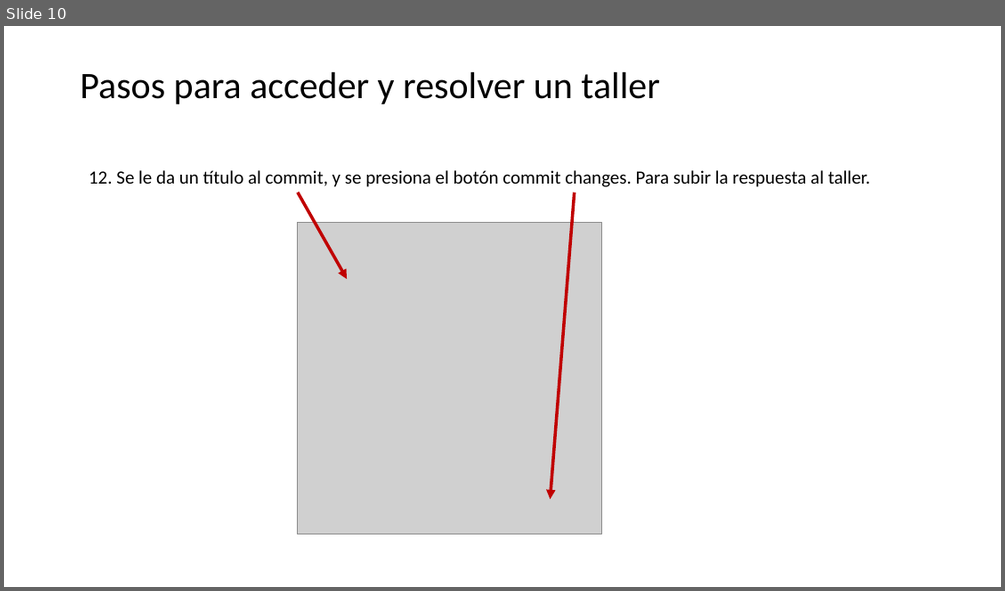
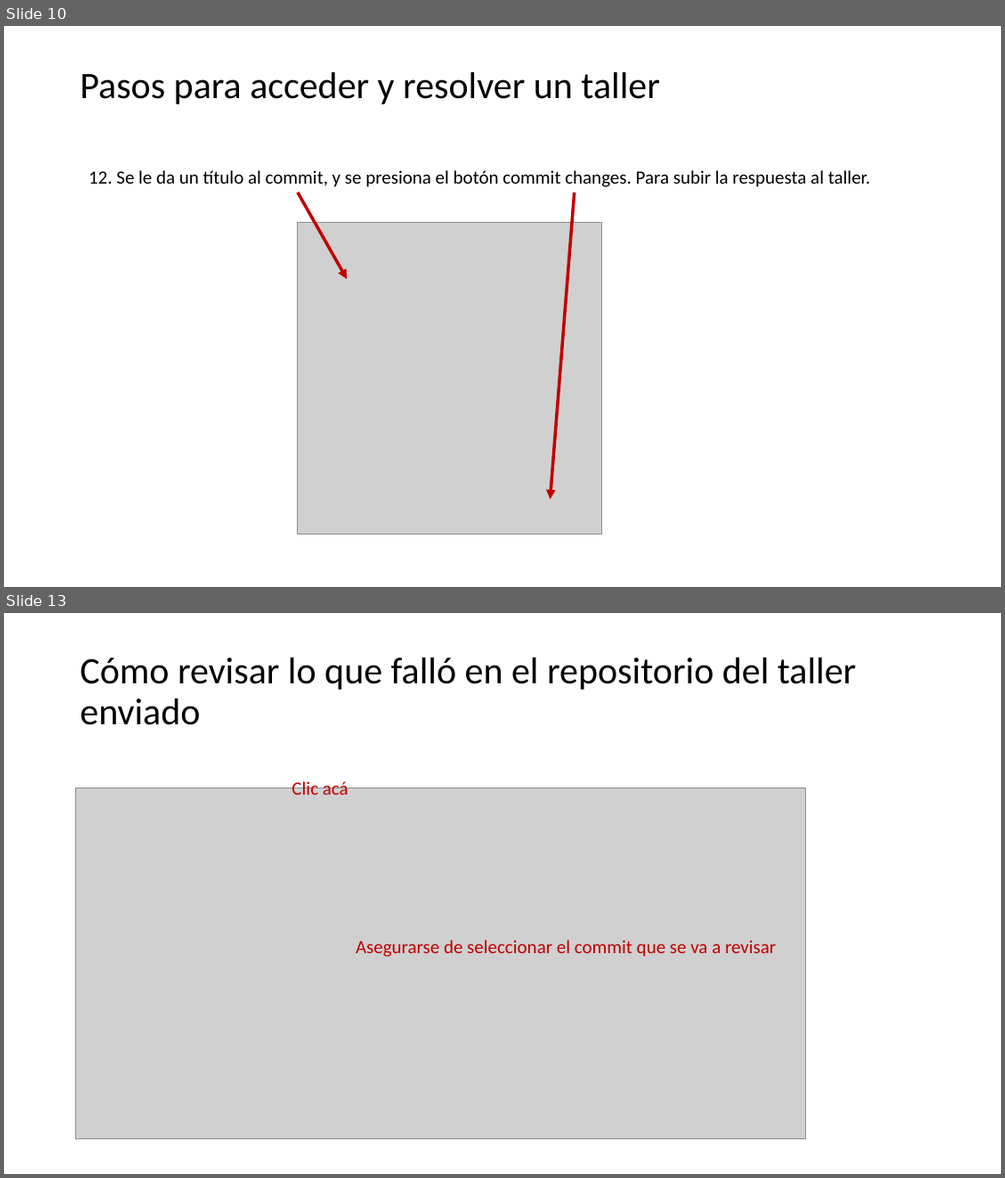
Before and after one commit to CesarLopez-Profe/Logica-de-programacion, a slide deck: Pasos_para_acceder_resolver_taller_offline.pptx. Shown one above the other, each under a label of ours: slide 10 before the commit, slides 10 and 13 after it; the slides between them are not shown. The pictures are 1005x591 and 1005x1178 pixels, drawn with LibreOffice and Linux fonts; fonts in the diff are those of the drawing; grey boxes stand for pictures. Boxes give left, top, right and bottom in pixels: in the first picture for what was removed or moved away, otherwise in the second. Text is boxed around its words. In the diff, an @@ line names an element or a change of style, - is before the commit and + after.

Commit message:
Actualizacion ppts condicionales y pasos para talleres en github

```diff
--- a/Pasos_para_acceder_resolver_taller_offline.pptx
+++ b/Pasos_para_acceder_resolver_taller_offline.pptx
@@ slide 13 added at <box>4,613,1001,1174</box>, background #FFFFFF @@
@@ title added at <box>80,657,856,725</box>, 36 pt, text #000000 @@
+Cómo revisar lo que falló en el repositorio del taller enviado
@@ picture added at <box>75,788,805,1139</box> @@
@@ text added at <box>291,779,348,795</box>, 18 pt, text #C00000 @@
+Clic acá
@@ text added at <box>356,940,776,957</box>, 18 pt, text #C00000 @@
+Asegurarse de seleccionar el commit que se va a revisar
```
Also in this commit, not shown: 4 other slides added, 2 other files.
